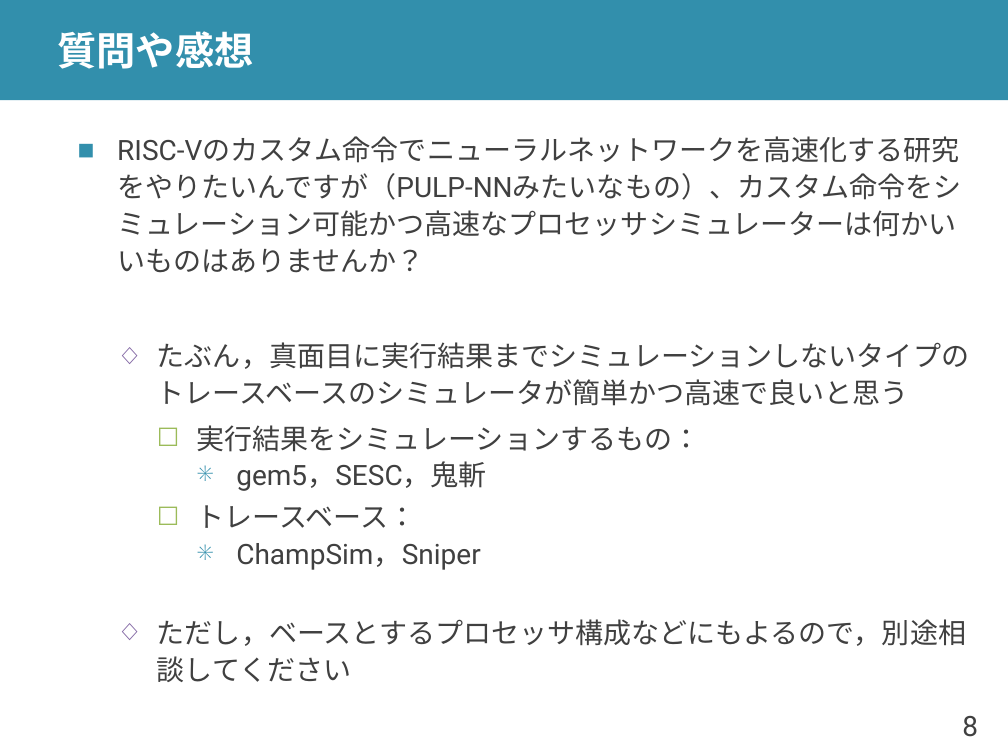
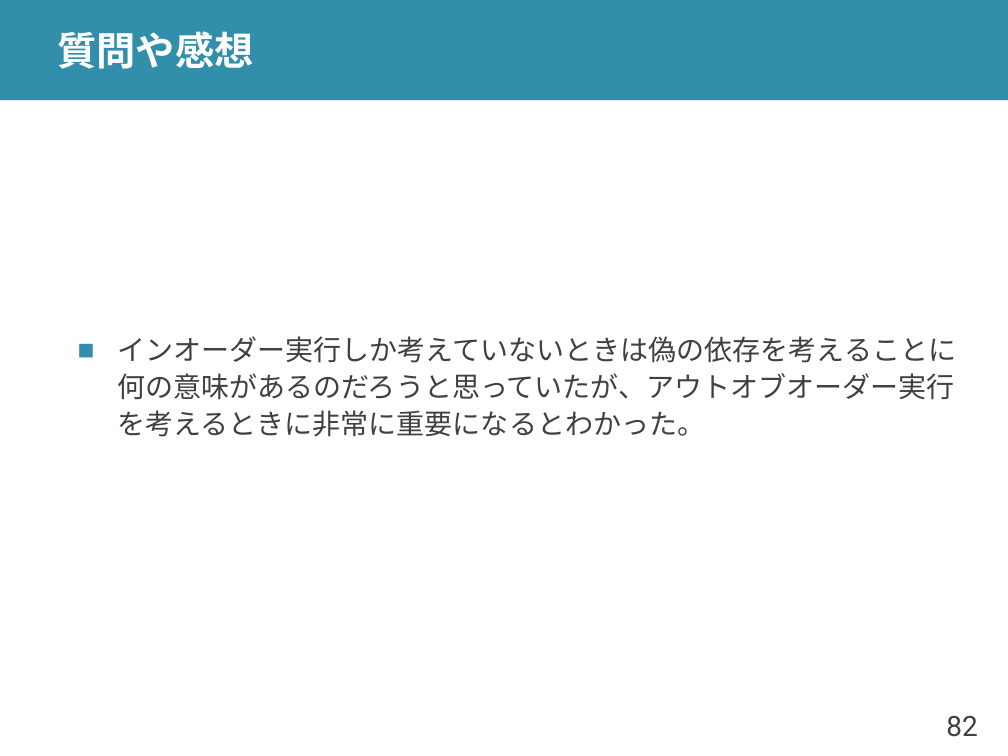
Before and after one commit to shioyadan/advanced-computer-organization, a slide deck: slide 82 of aco-shioya-09.pptx (slide 8 before the commit). Drawn at 1008x756 pixels with LibreOffice and Linux fonts; fonts in the diff are those of the drawing. Boxes give left, top, right and bottom in pixels: in the first picture for what was removed or moved away, otherwise in the second. Text is boxed around its words. In the diff, an @@ line names an element or a change of style, - is before the commit and + after.

```diff
--- a/aco-shioya-09.pptx
+++ b/aco-shioya-09.pptx
@@ text at box(117, 336, 956, 437): text changed @@
-■ RISC-Vのカスタム命令でニューラルネットワークを高速化する研究をやりたいんですが（PULP-NNみたいなもの）、カスタム命令をシミュレーション可能かつ高速なプロセッサシミュレーターは何かいいものはありませんか？
-  ◇ たぶん，真面目に実行結果までシミュレーションしないタイプのトレースベースのシミュレータが簡単かつ高速で良いと思う
-    ☐ 実行結果をシミュレーションするもの：
-      ✳ gem5，SESC，鬼斬
-    ☐ トレースベース：
-      ✳ ChampSim，Sniper
-  ◇ ただし，ベースとするプロセッサ構成などにもよるので，別途相談してください
+■ インオーダー実行しか考えていないときは偽の依存を考えることに何の意味があるのだろうと思っていたが、アウトオブオーダー実行を考えるときに非常に重要になるとわかった。
@@ page number at box(946, 716, 977, 737): text changed @@
-8
+82
```
Also in this commit, not shown: 27 other slides changed, 2 slides added, 8 slides removed, 1 other file.
